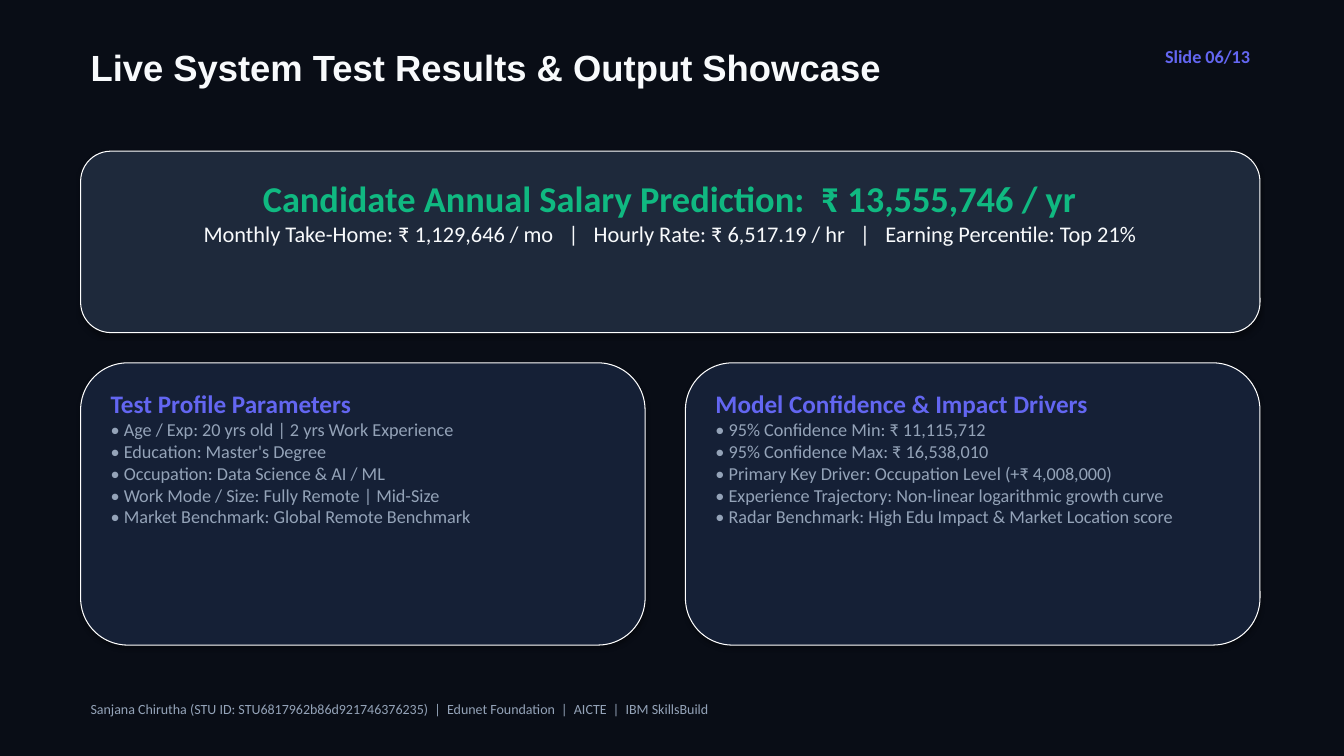
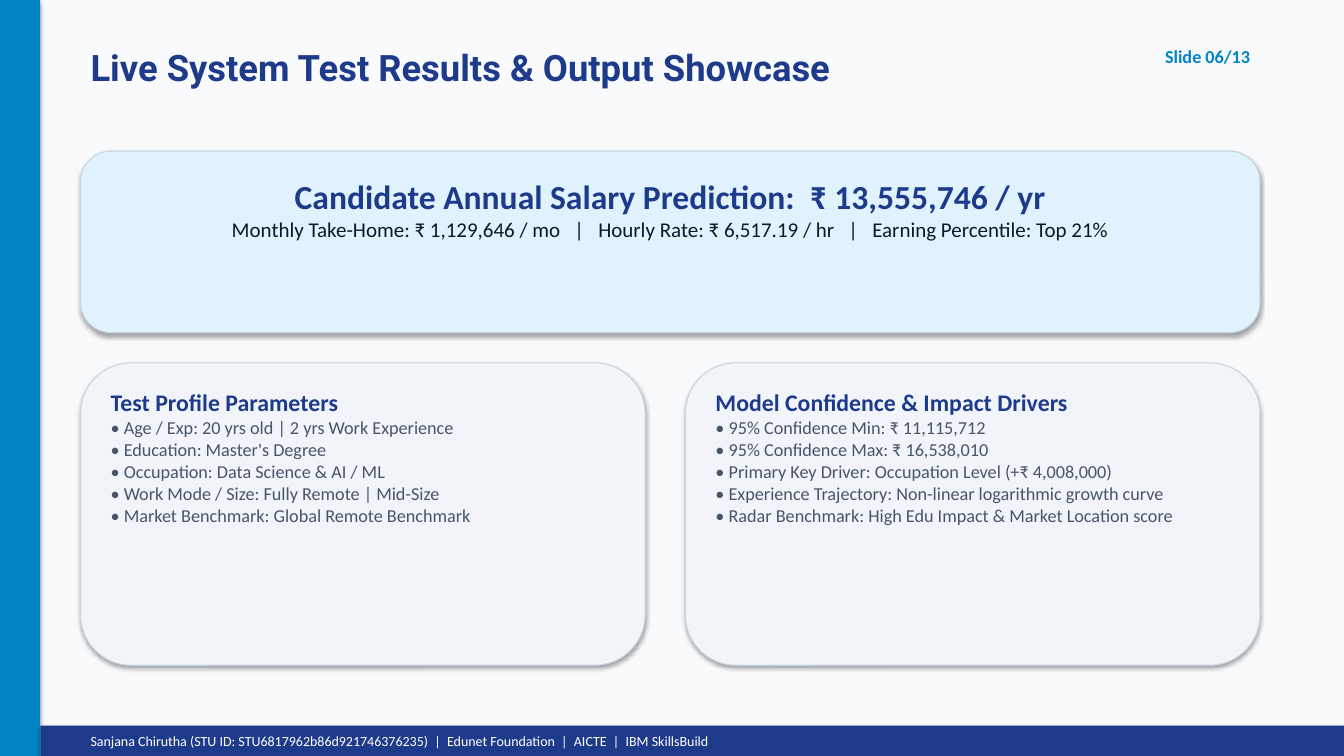
Before and after one commit to Sanjana-Chirutha/Employee-Earnings-Calculator, a slide deck: slide 6 of Employee_Earnings_Calculator_Presentation.pptx. Drawn at 1344x756 pixels with LibreOffice and Linux fonts; fonts in the diff are those of the drawing. Boxes give left, top, right and bottom in pixels: in the first picture for what was removed or moved away, otherwise in the second. Text is boxed around its words. In the diff, an @@ line names an element or a change of style, - is before the commit and + after.

Commit message:
Add official AICTE Edunet Internship Report PDF and updated PowerPoint presentation matching reference certificate theme

```diff
--- a/Employee_Earnings_Calculator_Presentation.pptx
+++ b/Employee_Earnings_Calculator_Presentation.pptx
@@ rectangle at bbox=[0, 0, 1344, 756]: fill #090D16 to #F8FAFC @@
@@ rectangle added at bbox=[0, 0, 40, 756], fill #0284C7 @@
@@ text "Live System Test Results & ..." at bbox=[91, 53, 830, 89]: font Arial to Roboto, text colour #F8FAFC to #1E3A8A @@
@@ text "Slide 06/13" at bbox=[1165, 50, 1250, 64]: text colour #6366F1 to #0284C7 @@
@@ rounded rectangle at bbox=[81, 151, 1260, 333]: fill #1E293B to #E0F2FE; outline #FFFFFF 0.75 pt to #CBD5E1 0.75 pt @@
@@ text "Candidate Annual Salary Prediction: ₹ ..." at bbox=[232, 185, 1107, 241]: size 26 to 24 pt, text colour #10B981 to #1E3A8A in "Candidate Annual Salary Prediction: ₹ 13,555,746 / ..."; size 16 to 15 pt, text colour #F8FAFC to #0F172A in "Monthly Take-Home: ₹ 1,129,646 / mo | ..." @@
@@ rounded rectangle: place and size @@
-rounded rectangle at bbox=[686, 363, 1260, 645]
+rounded rectangle at bbox=[81, 363, 645, 665]
@@ rounded rectangle at bbox=[81, 363, 645, 665]: fill #152036 to #F1F5F9; outline #FFFFFF 0.75 pt to #CBD5E1 0.75 pt @@
@@ rounded rectangle removed at bbox=[81, 363, 645, 645] @@
@@ text "Test Profile Parameters" at bbox=[111, 394, 470, 522]: size 18 to 17 pt, text colour #6366F1 to #1E3A8A in "Test Profile Parameters"; text colour #94A3B8 to #475569 in "• Age / Exp: 20 yrs old ...", "• Education: Master's Degree", "• Occupation: Data Science & AI / ...", "• Work Mode / Size: Fully Remote ..." and 1 more places @@
@@ rounded rectangle added at bbox=[686, 363, 1260, 665], fill #F1F5F9, outline #CBD5E1 0.75 pt @@
@@ text "Model Confidence & Impact Drivers" at bbox=[715, 394, 1172, 525]: size 18 to 17 pt, text colour #6366F1 to #1E3A8A in "Model Confidence & Impact Drivers"; text colour #94A3B8 to #475569 in "• 95% Confidence Min: ₹ 11,115,712", "• 95% Confidence Max: ₹ 16,538,010", "• Primary Key Driver: Occupation Level (+₹ ...", "• Experience Trajectory: Non-linear logarithmic growth curve" and 1 more places @@
@@ rectangle added at bbox=[40, 726, 1344, 756], fill #1E3A8A @@
@@ text "Sanjana Chirutha (STU ID: STU6817962b86d921746376235) ...": place and size @@
-text "Sanjana Chirutha (STU ID: STU6817962b86d921746376235) ..." at bbox=[91, 704, 708, 717]
+text "Sanjana Chirutha (STU ID: STU6817962b86d921746376235) ..." at bbox=[91, 736, 708, 749]
@@ text "Sanjana Chirutha (STU ID: STU6817962b86d921746376235) ..." at bbox=[91, 736, 708, 749]: text colour #94A3B8 to #FFFFFF @@
```
Also in this commit, not shown: 12 other slides changed, 3 other files.
